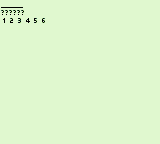
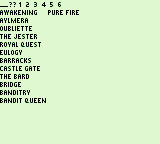
Comparing the layer stacks of the two w=160, h=144 images. Changes:
painted on "Background" over [0,2,79,103]
